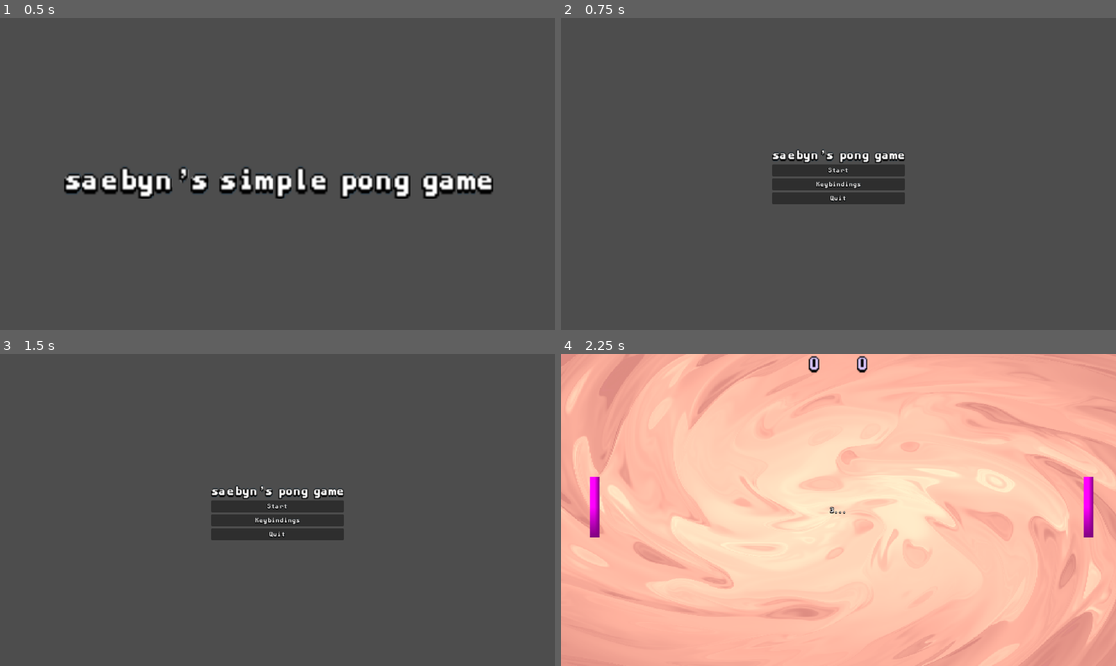
Above: before the commit, frames 1-4 (two rows, left to right).
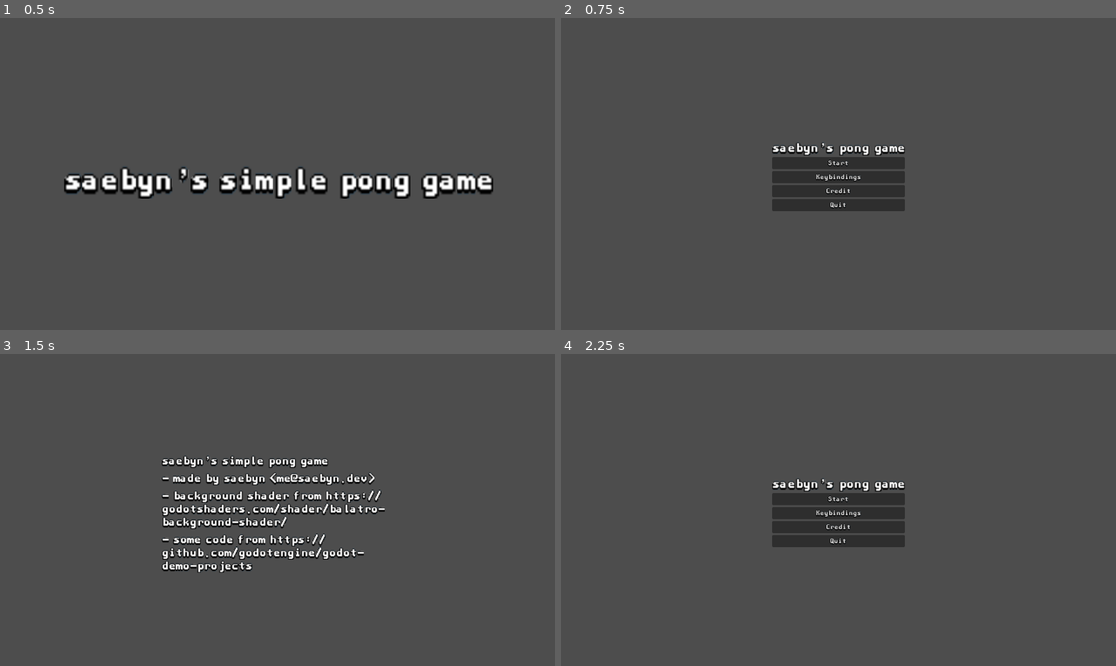
Above: after the commit, the same moments.

Repository: saebyn/godot-pong-game
Game: Godot game, scene res://scenes/splash.tscn
The game is run twice, just before and just after one commit, with the same random seed, the same clock (stepped at 60 frames per second) and the same inputs.
Inputs (mouse positions are in pixels of both pictures, inside the frame that each line leads up to):
- Up to frame 1 (0.5 s): no input
- Up to frame 2 (0.75 s): tap Enter at 0.5 s; move the mouse to (960, 158) at 0.52 s; hold W (move_up) from 0.53 s (still down); click (960, 158) at 0.67 s
- Up to frame 3 (1.5 s): release W (move_up) at 1.25 s; click (277, 525) at 1.25 s, where only the run after the commit has a clickable "Credit"
- Up to frame 4 (2.25 s): click (838, 506) at 2 s, where only the run before the commit has a clickable "Start"

Frame 1 is identical in both runs. In frame 2, 2.4% of the frame differs, in the area x 38-62%, y 39-62%; in frame 3, 6.6%; in frame 4, 100%, in the area x 0-100%, y 0-100%.

Commit message:
Add credits scene and button to main menu for navigation

Diff:
--- a/menu.gd
+++ b/menu.gd
@@ -33,3 +33,7 @@
 func _on_keybindings_button_pressed() -> void:
   var keybindings = keybindings_scene.instantiate()
   get_tree().get_root().add_child(keybindings)
+
+
+func _on_credits_button_pressed() -> void:
+  get_tree().change_scene_to_file("res://scenes/credits.tscn")
--- /dev/null
+++ b/scenes/credits.tscn
@@ -0,0 +1,42 @@
+[gd_scene load_steps=4 format=3 uid="uid://b73ltany0lfiq"]
+
+[ext_resource type="Script" uid="uid://b5waksogab2fq" path="res://splash.gd" id="1_2ckv8"]
+[ext_resource type="Theme" uid="uid://5wwgiimot5nw" path="res://assets/new_theme.tres" id="2_0ctdu"]
+
+[sub_resource type="Theme" id="Theme_4rrho"]
+
+[node name="Credits" type="Control"]
+layout_mode = 3
+anchors_preset = 0
+offset_right = 1152.0
+offset_bottom = 648.0
+scale = Vector2(1.00496, 1.00945)
+theme = SubResource("Theme_4rrho")
+script = ExtResource("1_2ckv8")
+
+[node name="CenterContainer" type="CenterContainer" parent="."]
+layout_mode = 1
+anchors_preset = 15
+anchor_right = 1.0
+anchor_bottom = 1.0
+grow_horizontal = 2
+grow_vertical = 2
+
+[node name="Label" type="RichTextLabel" parent="CenterContainer"]
+custom_minimum_size = Vector2(483.86, 0)
+layout_mode = 2
+theme = ExtResource("2_0ctdu")
+theme_override_font_sizes/normal_font_size = 27
+text = "saebyn's simple pong game
+- made by saebyn <me@saebyn.dev>
+- background shader from https://godotshaders.com/shader/balatro-background-shader/
+- some code from https://github.com/godotengine/godot-demo-projects"
+fit_content = true
+scroll_active = false
+
+[node name="Timer" type="Timer" parent="."]
+wait_time = 10.0
+one_shot = true
+autostart = true
+
+[connection signal="timeout" from="Timer" to="." method="_on_timeout"]
--- a/scenes/main_menu.tscn
+++ b/scenes/main_menu.tscn
@@ -38,6 +38,10 @@
 layout_mode = 2
 text = "Keybindings"
 
+[node name="CreditsButton" type="Button" parent="CenterContainer/VBoxContainer"]
+layout_mode = 2
+text = "Credit"
+
 [node name="ExitButton" type="Button" parent="CenterContainer/VBoxContainer"]
 layout_mode = 2
 theme = ExtResource("2_ekxnf")
@@ -45,4 +49,5 @@
 
 [connection signal="pressed" from="CenterContainer/VBoxContainer/StartButton" to="." method="_on_start_button_pressed"]
 [connection signal="pressed" from="CenterContainer/VBoxContainer/KeybindingsButton" to="." method="_on_keybindings_button_pressed"]
+[connection signal="pressed" from="CenterContainer/VBoxContainer/CreditsButton" to="." method="_on_credits_button_pressed"]
 [connection signal="pressed" from="CenterContainer/VBoxContainer/ExitButton" to="." method="_on_exit_button_pressed"]
